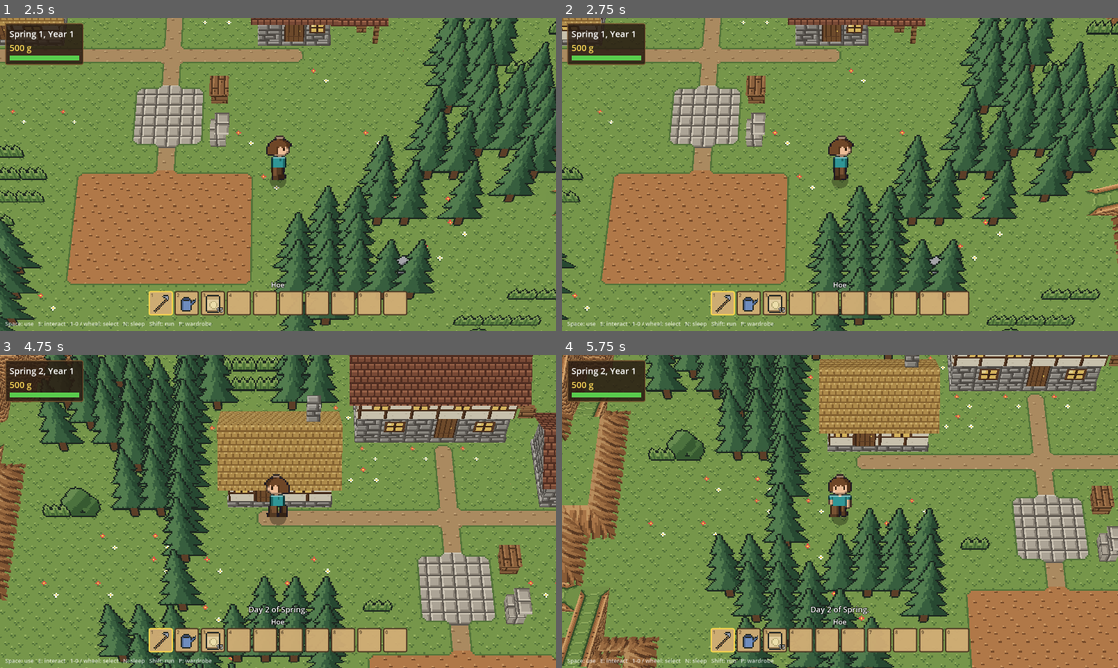
Above: before the commit, frames 1-4 (two rows, left to right).
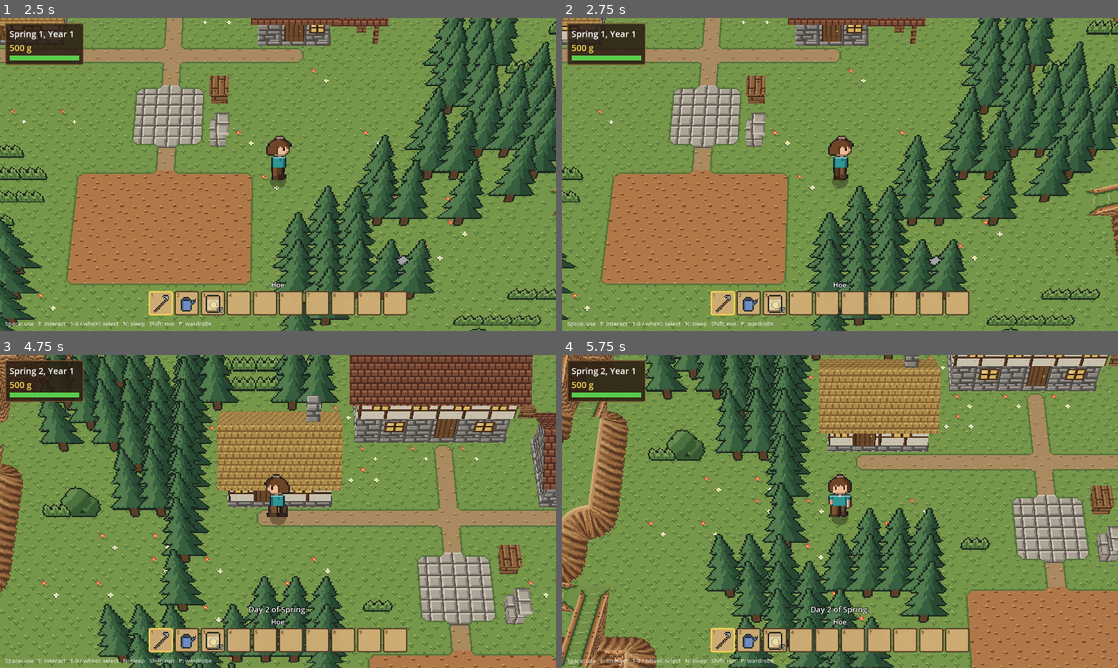
Above: after the commit, the same moments.

Repository: grimechristopher/procedural-game
Game: Godot game, scene res://scenes/main.tscn
The game is run twice, just before and just after one commit, with the same random seed, the same clock (stepped at 60 frames per second) and the same inputs.
Inputs (mouse positions are in pixels of both pictures, inside the frame that each line leads up to):
- Up to frame 1 (2.5 s): tap Enter (ui_accept) at 0.5, 0.77, 1.52 s; move the mouse to (400, 158) at 0.52 s; hold D (move_right) 0.53-1.28 s; hold Mouse wheel down (hotbar_next) 0.53-1.28 s; click (400, 158) at 0.67 s; move the mouse to (166, 190) at 1.27 s; hold S (move_down) 1.28-2.03 s; tap Mouse wheel up (hotbar_prev) at 1.35 s; move the mouse to (333, 105) at 2.02 s; hold D (move_right) from 2.03 s (still down); hold E (interact) from 2.03 s (still down)
- Up to frame 2 (2.75 s): keep holding D (move_right); keep holding E (interact)
- Up to frame 3 (4.75 s): move the mouse to (250, 574) at 2.77 s; release D (move_right) at 2.78 s; release E (interact) at 2.78 s; hold W (move_up) 2.78-3.53 s; tap R (regenerate) at 2.85 s; click (250, 574) at 2.92 s; tap Enter (ui_accept) at 3.02, 3.77, 4.52 s; move the mouse to (444, 558) at 3.52 s; hold Shift (run) 3.53-4.28 s; hold A (move_left) from 3.53 s (still down); move the mouse to (111, 464) at 4.27 s; tap N (sleep) at 4.35 s
- Up to frame 4 (5.75 s): move the mouse to (867, 511) at 5.02 s; release A (move_left) at 5.03 s; hold S (move_down) from 5.03 s (still down); hold Space (use_tool) from 5.03 s (still down); click (867, 511) at 5.17 s

Frame 1 is identical in both runs. In frame 2, less than 0.1% of the frame differs, in the area x 97-100%, y 0-79%; in frame 3, 0.7%; in frame 4, 2.7%, in the area x 0-18%, y 17-100%.

Commit message:
Rounded slope corners, a lit lip and chunkier ribs, as HGSS
Corners of slopes turn in a curve: a quarter cone round an outside
corner (the ribs fanning out), a bowl in an inside one. The bank rock has
a bright lip along its top, fewer chunkier ribs with a shine down each
crest, and dark-edged tips. Flat bits left between stacked rounded
corners are rock, not grass.

Co-Authored-By: Claude Opus 5.5 <noreply@anthropic.com>
Claude-Session: https://claude.ai/code/session_01QBAyNdiLYtBbpQzeaWaTYf

Diff:
--- a/scripts/terrain_mesh.gd
+++ b/scripts/terrain_mesh.gd
@@ -45,6 +45,8 @@
 ## How far a bank's top edge dips below the ground above it (see
 ## _add_lipped), in blocks.
 const LIP := 0.15
+## Segments in the curve round a slope's corner.
+const SLOPE_ARC_STEPS := 6
 ## Where a tapered band's outer edge is pulled in to (in tile units, from
 ## the tile's top-left): past the band, so it narrows to nothing.
 const TAPER_END := 10.5 / 16.0
@@ -455,13 +457,15 @@
 func _slope_continues(c: Vector2i) -> bool:
 	if not _has_bank(c):
 		return false
-	var ys: Array = _bank_corners(c)[0]
+	var r: Array = _bank_corners(c)
+	var ys: Array = r[0]
 	var floor_y := _height(c) / 2.0
 	var at_floor := 0
 	for y in ys:
 		if y <= floor_y + 0.001:
 			at_floor += 1
-	if at_floor > 2:
+	# (Beside a diagonal cut, half the cell is flat ground left showing.)
+	if at_floor > 3 or (at_floor == 3 and r[2]):
 		return false
 	for d in GridWorld.ORTHOGONAL:
 		if _height(c + d) == _height(c) - 2 and _has_bank(c + d):
@@ -559,8 +563,13 @@
 		var others: Array = [ys[(k + 1) % 4], ys[(k + 2) % 4], ys[(k + 3) % 4]]
 		if is_equal_approx(others[0], others[1]) and is_equal_approx(others[1], others[2]) \
 				and not is_equal_approx(ys[k], others[0]):
+			if not r[2]:
+				# Rule: corners of slopes turn in a curve, HGSS style.
+				_round_bank(c, k, ys[k], others[0], top, tex)
+				tris = []
+				break
 			var through := k % 2 == 0
-			if r[2] and ys[k] > others[0]:
+			if ys[k] > others[0]:
 				through = not through
 			tris = [[0, 1, 2], [0, 2, 3]] if through else [[0, 1, 3], [1, 2, 3]]
 	for t in tris:
@@ -571,6 +580,39 @@
 	for e in 4:
 		var d: Vector2i = [Vector2i(0, -1), Vector2i(1, 0), Vector2i(0, 1), Vector2i(-1, 0)][e]
 		_bank_side(c, d, pts[e], pts[(e + 1) % 4], face_tex)
+
+
+## A bank on a corner of a slope, turned in a curve: a quarter cone
+## round its odd corner k (at height y_k; the other three at y_rest), out
+## to a radius of one cell. Round an outside corner it's a cone falling
+## away (the ribs fanning out); in an inside corner, a bowl rising to the
+## ground above, with that ground carried on flat beyond the curve.
+func _round_bank(c: Vector2i, k: int, y_k: float, y_rest: float, top: float, tex: int) -> void:
+	var apex: Vector2 = Vector2(c) + CORNERS[k]
+	var da: Vector2 = Vector2(c) + CORNERS[(k + 1) % 4] - apex
+	var db: Vector2 = Vector2(c) + CORNERS[(k + 3) % 4] - apex
+	var arc := []
+	for i in SLOPE_ARC_STEPS + 1:
+		var a := float(i) / SLOPE_ARC_STEPS * PI / 2.0
+		arc.append(apex + da * cos(a) + db * sin(a))
+	var step := PI / 2.0 / SLOPE_ARC_STEPS
+	for i in SLOPE_ARC_STEPS:
+		var tri := [_at(apex, y_k), _at(arc[i], y_rest), _at(arc[i + 1], y_rest)]
+		var n: Vector3 = (tri[1] - tri[0]).cross(tri[2] - tri[0]).normalized()
+		if n.y < 0.0:
+			n = -n
+		faces.append([tri, n, tex, [Vector2((i + 0.5) * step, top - y_k),
+			Vector2(i * step, top - y_rest), Vector2((i + 1) * step, top - y_rest)]])
+	if y_k < y_rest:
+		# The ground above, carried on flat round the bowl to the far corner.
+		var far: Vector2 = Vector2(c) + CORNERS[(k + 2) % 4]
+		var ground: int = GridWorld.Tex.ROCK_TOP if _rocky(roundi(y_rest * 2.0)) else GridWorld.Tex.GRASS
+		for d in GridWorld.ORTHOGONAL:
+			if _height(c + d) == _height(c) + 2 and _has_bank(c + d):
+				ground = GridWorld.Tex.DIRT  # partway down a taller slope: rock
+		for i in SLOPE_ARC_STEPS:
+			var tri := [_at(far, y_rest), _at(arc[i], y_rest), _at(arc[i + 1], y_rest)]
+			faces.append([tri, Vector3.UP, ground, [far, arc[i], arc[i + 1]]])
 
 
 ## The texture of a slope topping out at `top` (blocks): earth on gentle
Binary file changed: assets/tileset.png
Not shown, changed: tools/make_tileset.py
